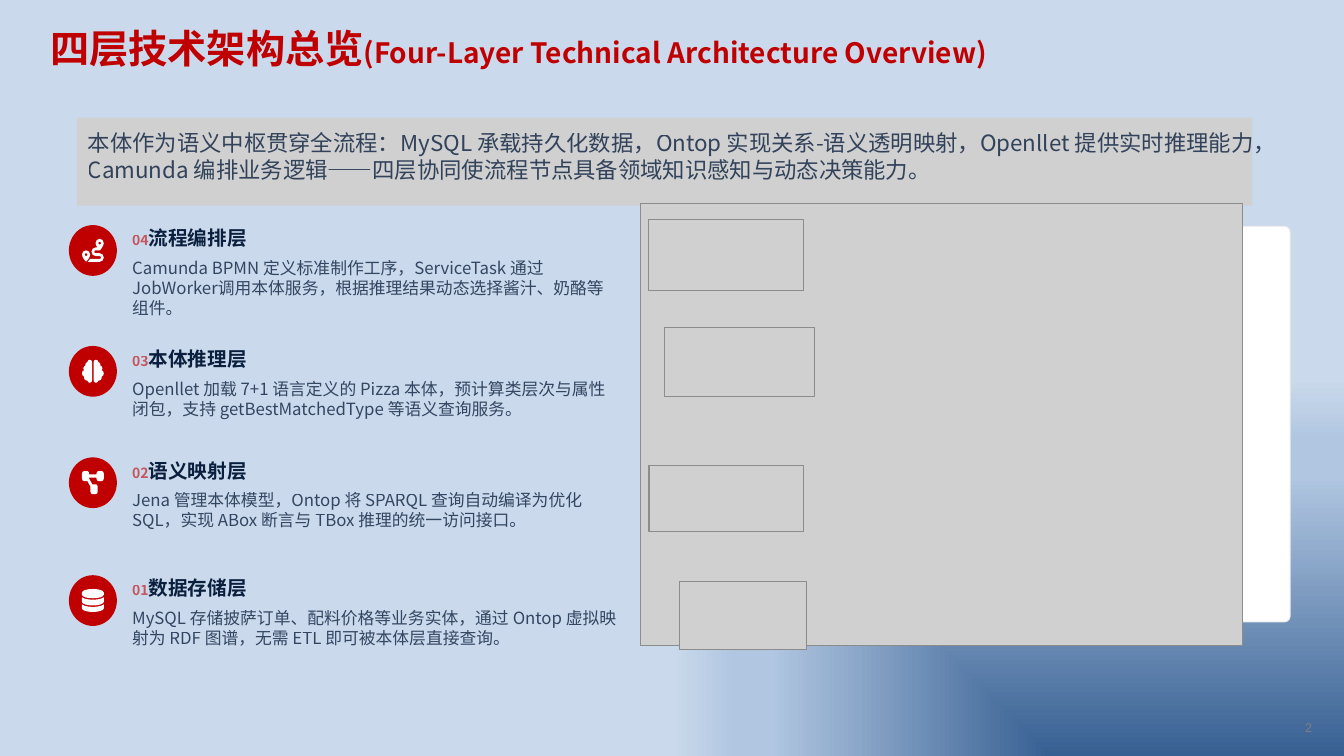
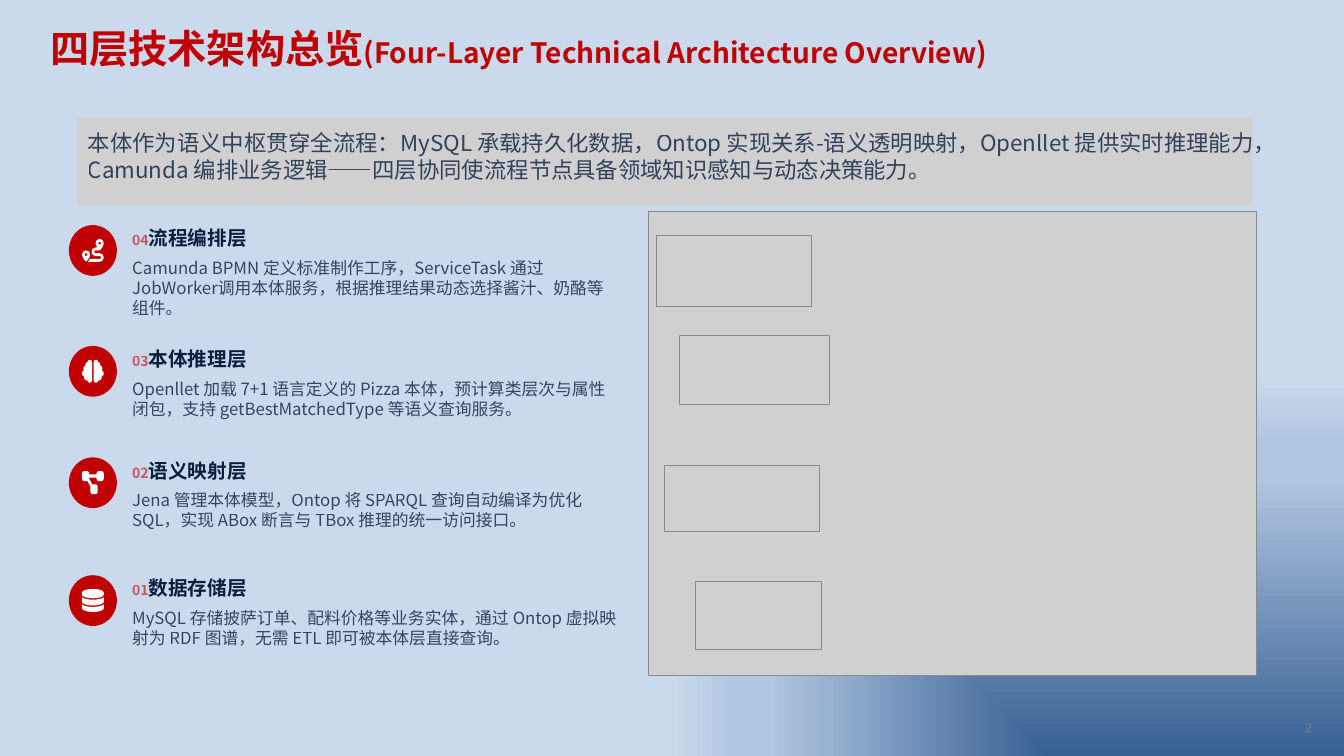
Before and after one commit to zhjunsea/Ontology, a slide deck: slide 2 of pizza-ontology/架构设计.pptx. Drawn at 1344x756 pixels with LibreOffice and Linux fonts; fonts in the diff are those of the drawing; grey boxes stand for pictures; background and template pictures are left out. Boxes give left, top, right and bottom in pixels: in the first picture for what was removed or moved away, otherwise in the second. Text is boxed around its words. In the diff, an @@ line names an element or a change of style, - is before the commit and + after.

```diff
--- a/pizza-ontology/架构设计.pptx
+++ b/pizza-ontology/架构设计.pptx
@@ picture resized from (x1=640, y1=204, x2=1241, y2=646) to (x1=648, y1=212, x2=1256, y2=676) @@
@@ rounded rectangle removed at (x1=656, y1=227, x2=1291, y2=623) @@
@@ picture moved from (x1=649, y1=220, x2=804, y2=291) to (x1=657, y1=235, x2=812, y2=306) @@
@@ picture moved from (x1=664, y1=327, x2=814, y2=396) to (x1=680, y1=335, x2=830, y2=404) @@
@@ picture moved from (x1=649, y1=465, x2=804, y2=531) to (x1=665, y1=465, x2=820, y2=531) @@
@@ picture moved from (x1=680, y1=581, x2=806, y2=650) to (x1=695, y1=581, x2=821, y2=650) @@
```
Also in this commit, not shown: 5 other files.
